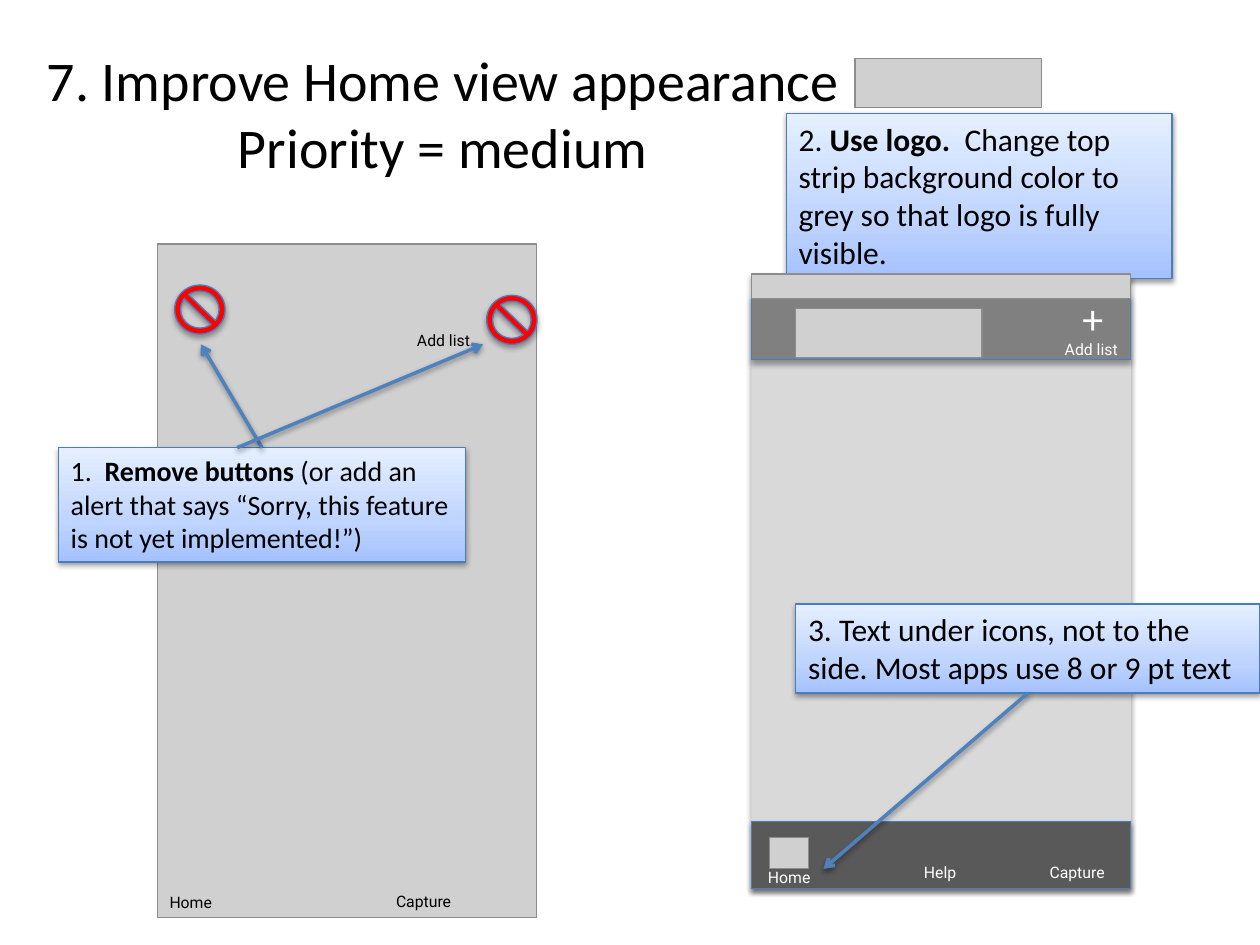
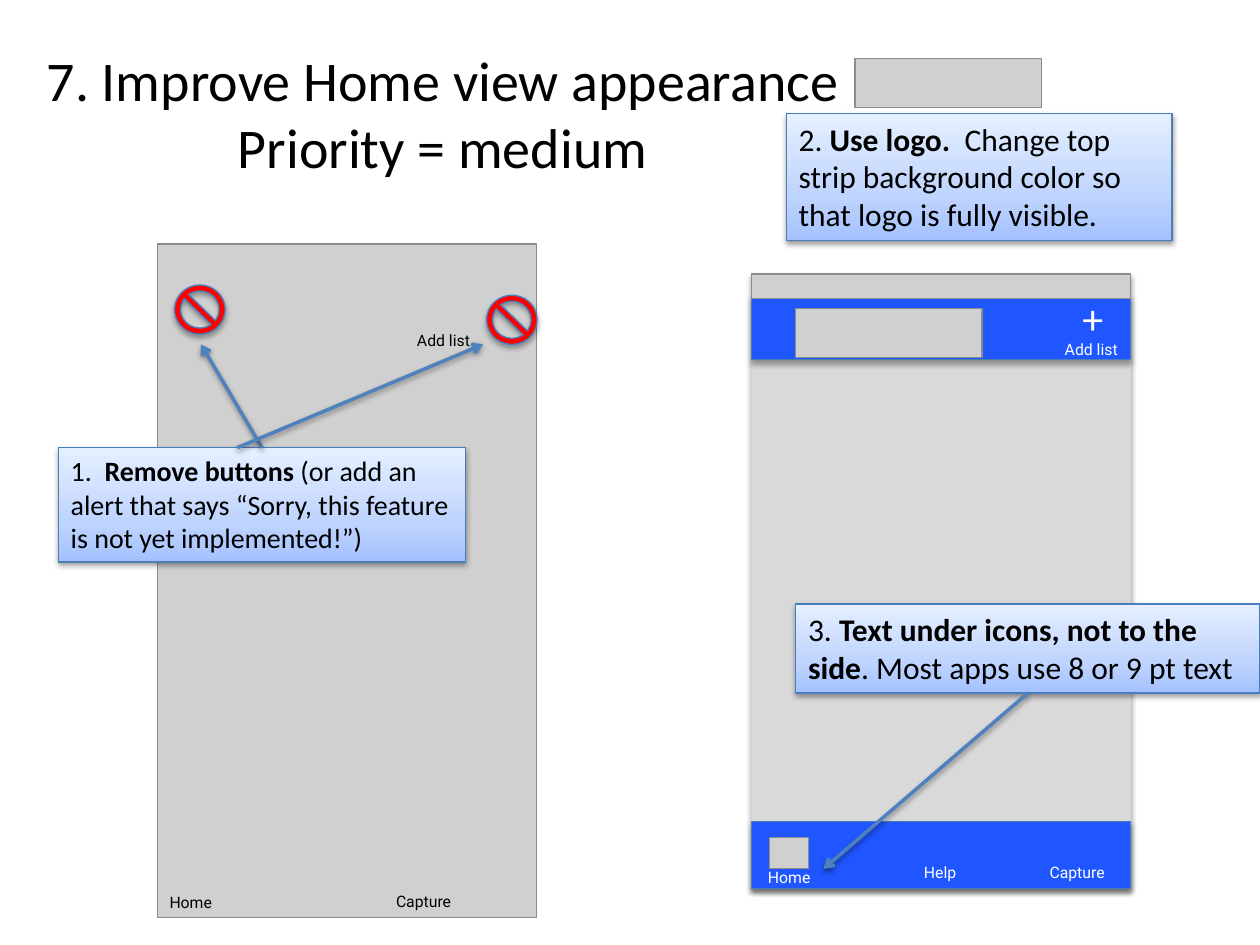
Before and after one commit to phylotastic/Pt_Mobile_Application, a slide deck: slide 9 of design/mobile_app_mvp_priorities.pptx. Drawn at 1260x945 pixels with LibreOffice and Linux fonts; fonts in the diff are those of the drawing; grey boxes stand for pictures. Boxes give left, top, right and bottom in pixels: in the first picture for what was removed or moved away, otherwise in the second. Text is boxed around its words. In the diff, an @@ line names an element or a change of style, - is before the commit and + after.

```diff
--- a/design/mobile_app_mvp_priorities.pptx
+++ b/design/mobile_app_mvp_priorities.pptx
@@ rectangle "2. Use logo. Change top ...": place and size @@
-rectangle "2. Use logo. Change top ..." at box(786, 113, 1172, 278)
+rectangle "2. Use logo. Change top ..." at box(786, 113, 1172, 241)
@@ text in rectangle at box(799, 129, 1121, 232): text changed @@
-2. Use logo. Change top strip background color to grey so that logo is fully visible.
+2. Use logo. Change top strip background color so that logo is fully visible.
@@ rectangle at box(751, 296, 1130, 359): fill #808080 to #2056FF @@
@@ rectangle "3. Text under icons, not ..." at box(795, 604, 1260, 693): bold on in "Text under icons, not to the side." @@
@@ rectangle at box(751, 822, 1130, 888): fill #595959 to #2056FF @@
```
Also in this commit, not shown: 3 other slides changed.
